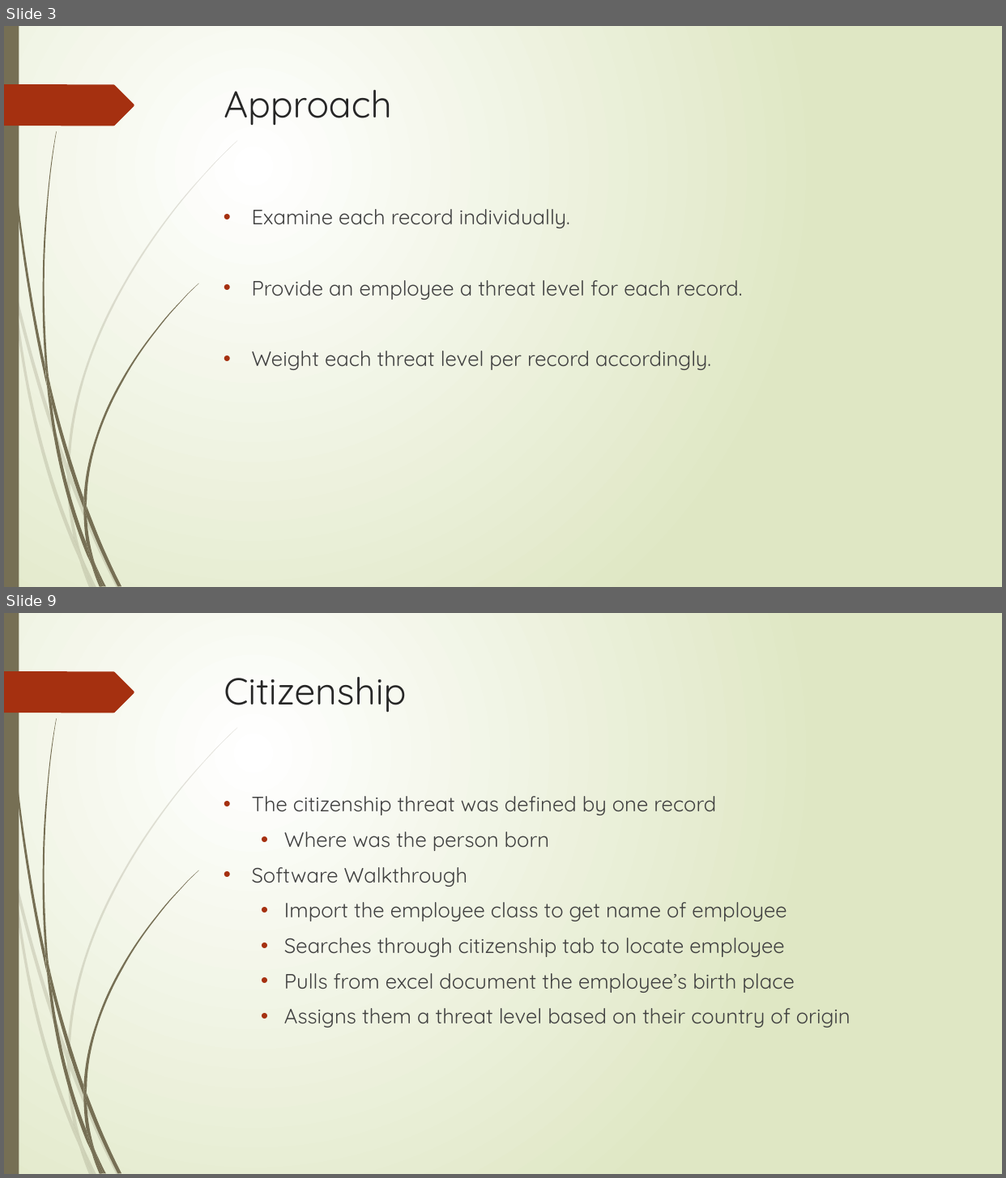
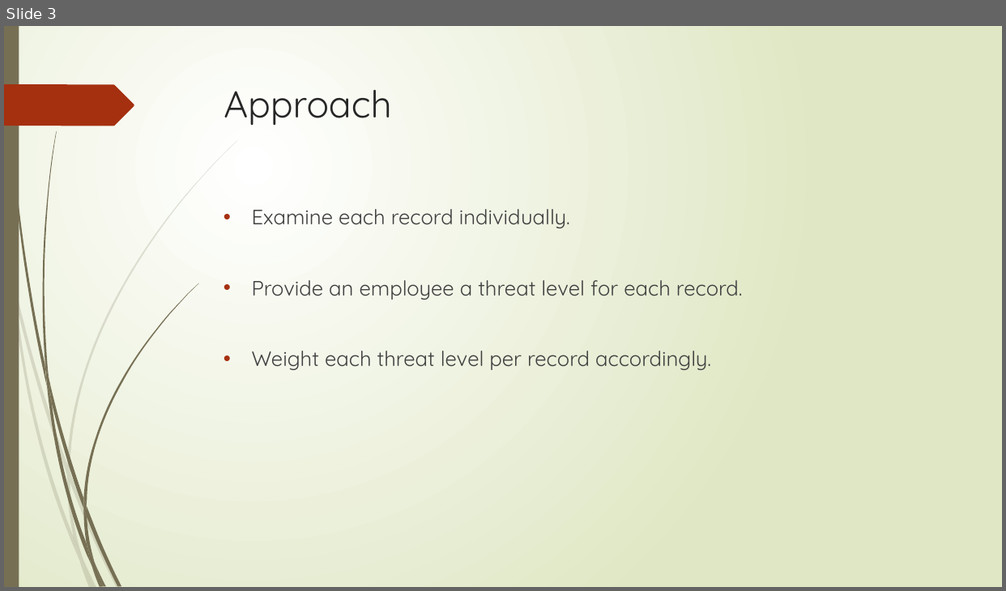
Before and after one commit to jschweizer36/Flyguys, a slide deck: Data Analytics Challenge Final PowerPoint.pptx. Shown one above the other, each under a label of ours: slides 3 and 9 before the commit, slide 3 after it; the slides between them are not shown. The pictures are 1006x1178 and 1006x591 pixels, drawn with LibreOffice and Linux fonts; fonts in the diff are those of the drawing. Boxes give left, top, right and bottom in pixels: in the first picture for what was removed or moved away, otherwise in the second. Text is boxed around its words. In the diff, an @@ line names an element or a change of style, - is before the commit and + after.

```diff
--- a/Data Analytics Challenge Final PowerPoint.pptx
+++ b/Data Analytics Challenge Final PowerPoint.pptx
@@ slide 9 removed at bbox=[4, 613, 1002, 1174], background gradient #FFFFFF to #DFE8C4; not listed: 24 template elements that a slide beside it also shows @@
@@ title removed at bbox=[224, 677, 406, 713] @@
-Citizenship
@@ text removed at bbox=[252, 796, 850, 1028] @@
-• The citizenship threat was defined by one record
-  • Where was the person born
-• Software Walkthrough
-  • Import the employee class to get name of employee
-  • Searches through citizenship tab to locate employee
-  • Pulls from excel document the employee’s birth place
-  • Assigns them a threat level based on their country of origin
```
Also in this commit, not shown: 4 slides changed, 5 slides added, 4 other slides removed, 5 other files.
